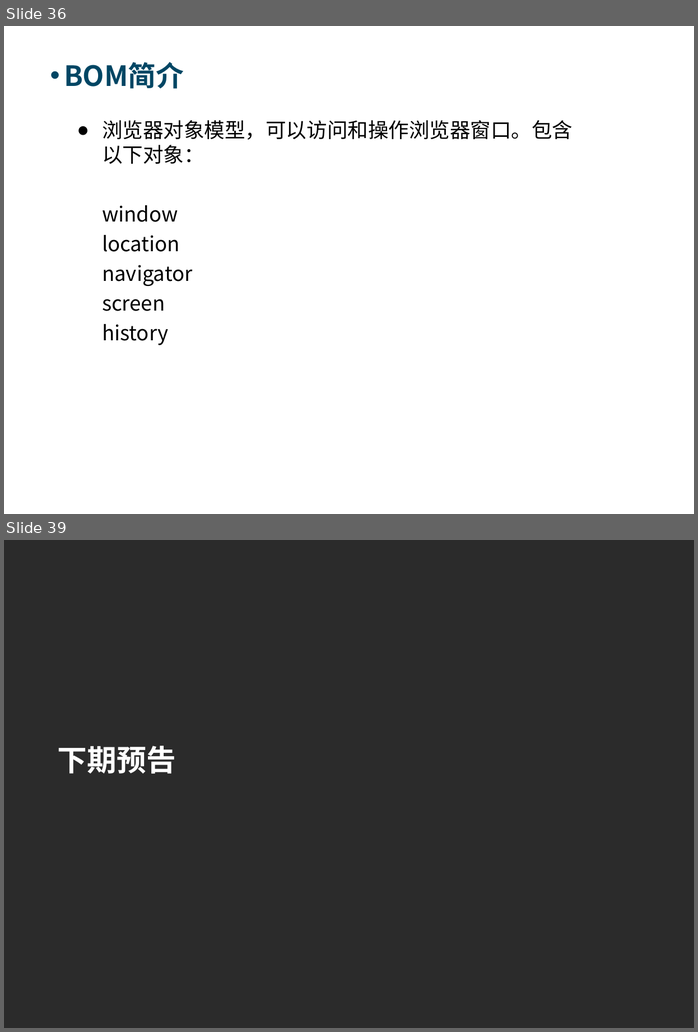
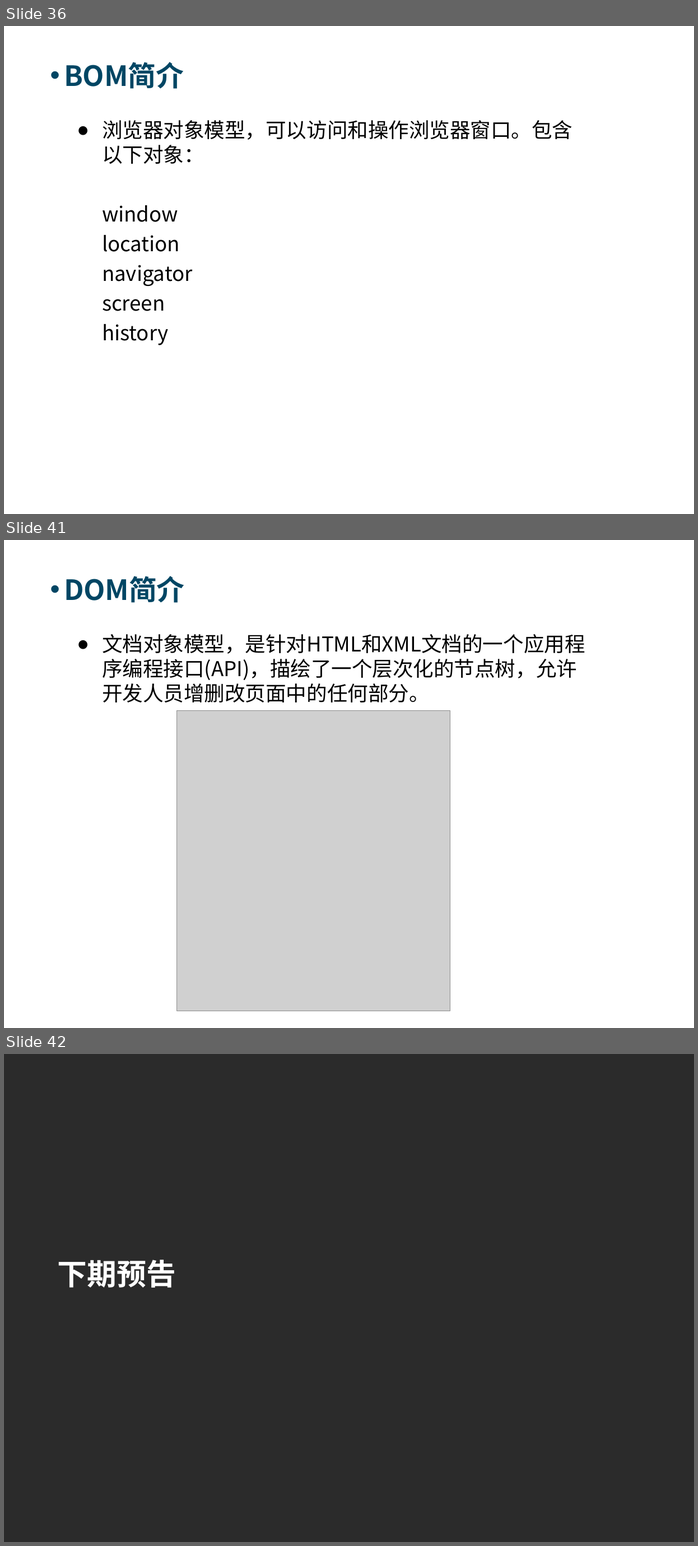
Before and after one commit to Moses824/Train-Javascript-Basic, a slide deck: Train_Javascript_Basic.ppt. Shown one above the other, each under a label of ours: slides 36 and 39 before the commit, slides 36, 41 and 42 after it; the slides between them are not shown. The pictures are 698x1032 and 698x1546 pixels, drawn with LibreOffice and Linux fonts; fonts in the diff are those of the drawing; grey boxes stand for pictures; background and template pictures are left out; a plain dark background stands for a picture behind light text. Boxes give left, top, right and bottom in pixels: in the first picture for what was removed or moved away, otherwise in the second. Text is boxed around its words. In the diff, an @@ line names an element or a change of style, - is before the commit and + after.

```diff
--- a/Train_Javascript_Basic.ppt
+++ b/Train_Javascript_Basic.ppt
@@ slide 41 added at (4, 540, 694, 1028), background picture (left out) @@
@@ text added at (64, 576, 185, 603), 34 pt, text #004664, bold @@
+• DOM简介
@@ text added at (102, 634, 585, 702), 25 pt, text #000000 @@
+● 文档对象模型，是针对HTML和XML文档的一个应用程序编程接口(API)，描绘了一个层次化的节点树，允许开发人员增删改页面中的任何部分。
@@ picture added at (177, 711, 451, 1010) @@
@@ what was slide 39 is now slide 42 @@
```
Also in this commit, not shown: 2 slides changed, 4 other slides added, 1 slide removed, 1 other file.
